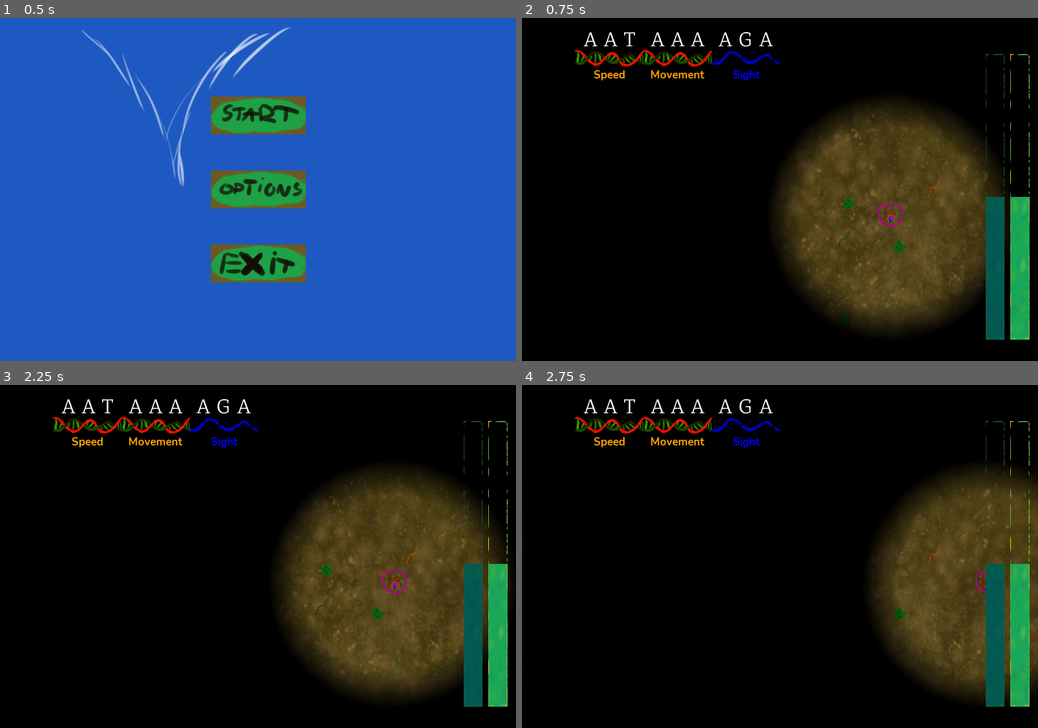
Above: before the commit, frames 1-4 (two rows, left to right).
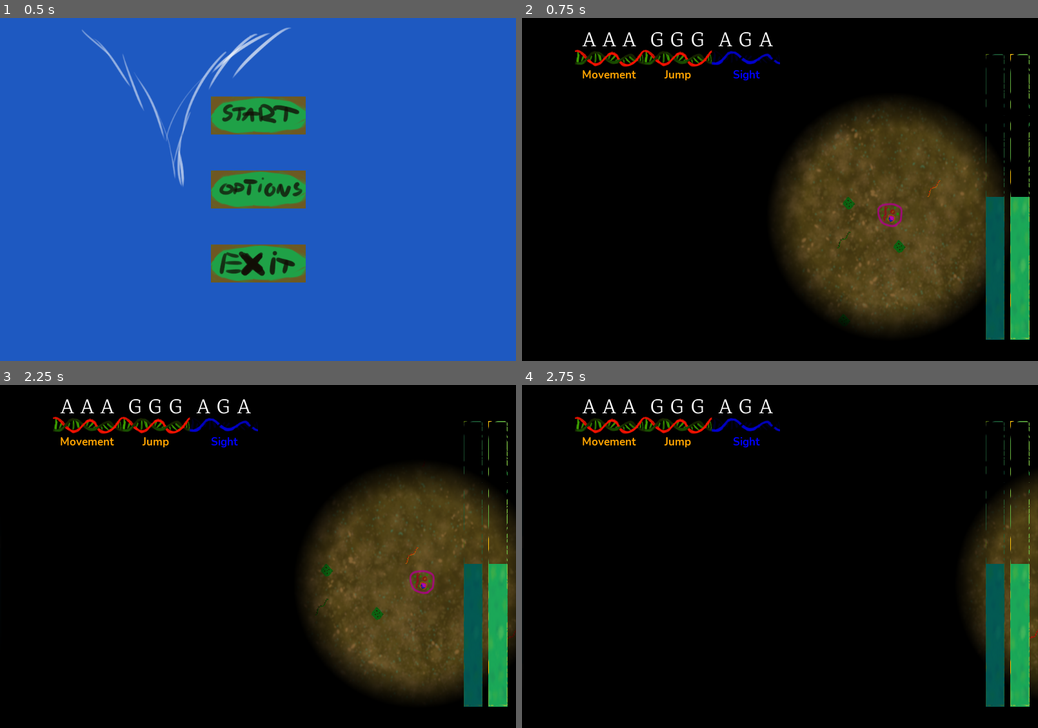
Above: after the commit, the same moments.

Repository: RobertKajnak/MGTK2021Game
Game: Godot game, scene res://Scenes/MainMenu.tscn
Two runs of this game, one before a commit and one after it. Both use one fixed random seed, a clock stepped at 60 frames per second and the inputs below.
Inputs (mouse positions are in pixels of both pictures, inside the frame that each line leads up to):
- Up to frame 1 (0.5 s): no input
- Up to frame 2 (0.75 s): click (780, 114) at 0.5 s
- Up to frame 3 (2.25 s): click (87, 426) at 1.27 s; tap Enter at 2 s; hold D (right) from 2.03 s (still down); hold Space (jump, bound only after the commit) from 2.03 s (still down)
- Up to frame 4 (2.75 s): keep holding D (right); keep holding Space (jump, bound only after the commit)

Frame 1 is identical in both runs. In frame 2, 0.6% of the frame differs, in the area x 11-36%, y 4-19%; in frame 3, 8.1%; in frame 4, 13%, in the area x 11-98%, y 4-92%.

Commit message:
Added jump

Diff:
--- a/Scenes/Player.gd
+++ b/Scenes/Player.gd
@@ -2,6 +2,7 @@
 
 var velocity = Vector2.ZERO
 export (int) var speed = 150
+const JUMP_DISTANCE = 800
 export (float) var acceleration = 0.5
 export (float) var friction = 0.1
 
@@ -21,14 +22,47 @@
 
 
 func get_input(traits):
+	regular_move(traits)
+	jump_move(traits)
+
+func jump_move(traits):
+	var can_jump = traits.has(Global.Trait.Jump)
+	var inverse_movement = traits.has(Global.Trait.Inverse_Movement)
+
+	var unit = JUMP_DISTANCE if not inverse_movement else -JUMP_DISTANCE
+
+	var input_dir_x = 0
+	var input_dir_y = 0
+
+	if can_jump and Input.is_action_pressed("jump"):
+		if Input.is_action_pressed("right"):
+			input_dir_x += unit
+		if Input.is_action_pressed("left"):
+			input_dir_x -= unit
+		if Input.is_action_pressed("up"):
+			input_dir_y -= unit
+		if Input.is_action_pressed("down"):
+			input_dir_y += unit
+
+		if input_dir_x != 0:
+			velocity.x = lerp(velocity.x, input_dir_x, acceleration)
+		else:
+			velocity.x = lerp(velocity.x, 0, friction)
+
+		if input_dir_y != 0:
+			velocity.y = lerp(velocity.y, input_dir_y, acceleration)
+		else:
+			velocity.y = lerp(velocity.y, 0, friction)
+
+func regular_move(traits):
 	var can_move = traits.has(Global.Trait.Movement)
 	var is_fast = traits.has(Global.Trait.Speed)
 	var inverse_movement = traits.has(Global.Trait.Inverse_Movement)
 
+	var unit = 1 if not inverse_movement else -1
+
 	var input_dir_x = 0
 	var input_dir_y = 0
-
-	var unit = 1 if not inverse_movement else -1
 
 	if can_move:
 		if Input.is_action_pressed("right"):
--- a/Scenes/World.gd
+++ b/Scenes/World.gd
@@ -23,8 +23,8 @@
 	var fog_image_width = display_width
 	var fog_image_height = display_height
 	Global.genome = \
-		Global.trait_to_gene[Global.Trait.Speed] + \
 		Global.trait_to_gene[Global.Trait.Movement] + \
+		Global.trait_to_gene[Global.Trait.Jump] + \
 		Global.trait_to_gene[Global.Trait.Sight]
 	$HUD.refresh()
 
--- a/project.godot
+++ b/project.godot
@@ -52,6 +52,11 @@
 "events": [ Object(InputEventKey,"resource_local_to_scene":false,"resource_name":"","device":0,"alt":false,"shift":false,"control":false,"meta":false,"command":false,"pressed":false,"scancode":83,"unicode":0,"echo":false,"script":null)
  ]
 }
+jump={
+"deadzone": 0.5,
+"events": [ Object(InputEventKey,"resource_local_to_scene":false,"resource_name":"","device":0,"alt":false,"shift":false,"control":false,"meta":false,"command":false,"pressed":false,"scancode":32,"unicode":0,"echo":false,"script":null)
+ ]
+}
 
 [physics]
 
